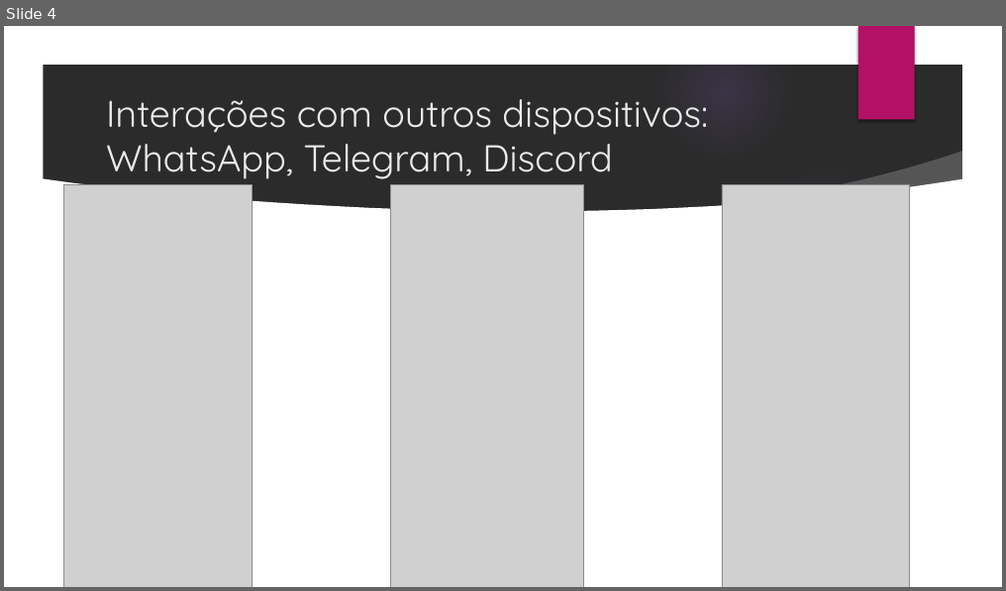
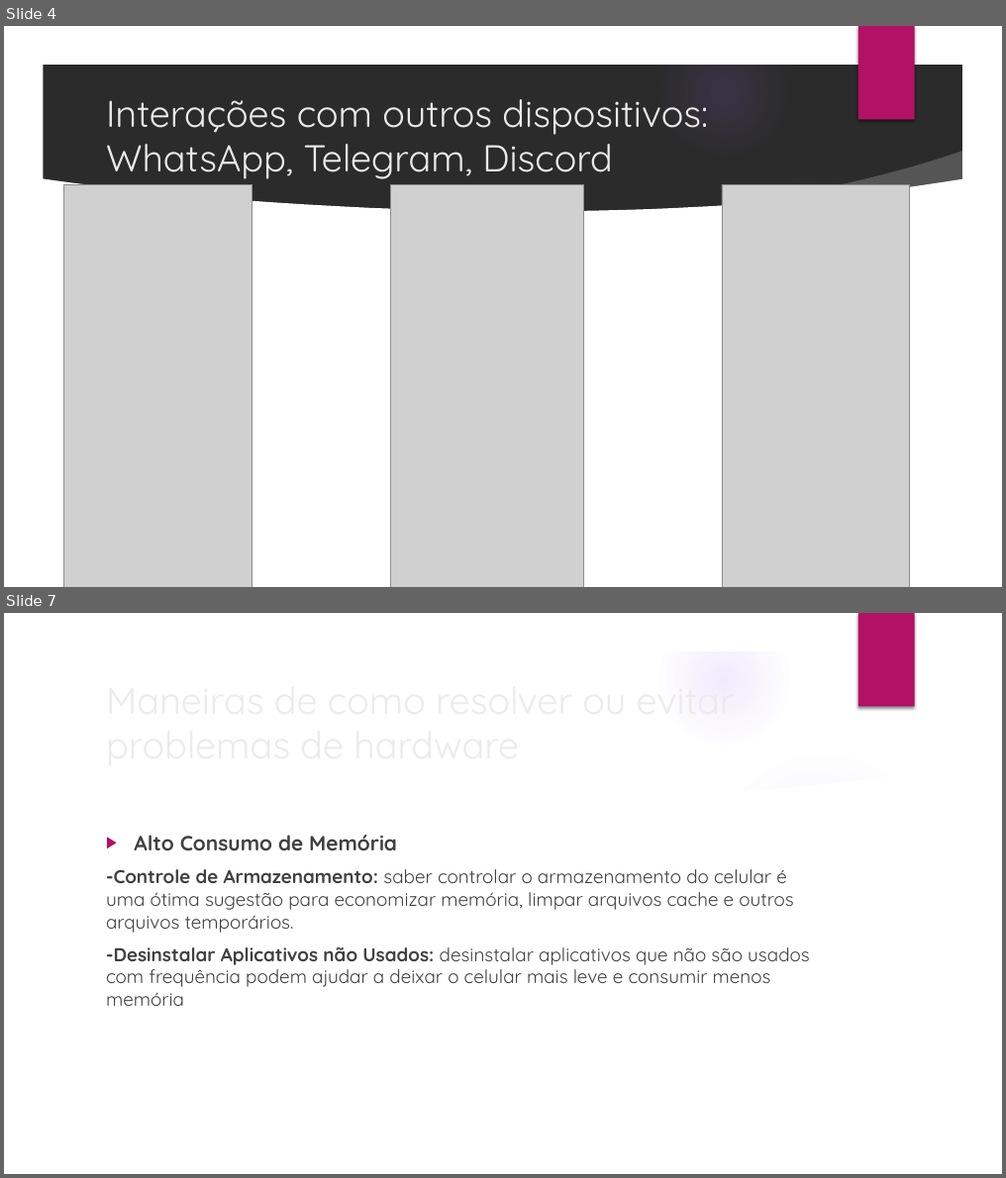
Before and after one commit to Dundied/programacao-mobile, a slide deck: ed-01/CurrentProblemsInExistentApps.pptx. Shown one above the other, each under a label of ours: slide 4 before the commit, slides 4 and 7 after it; the slides between them are not shown. The pictures are 1006x591 and 1006x1178 pixels, drawn with LibreOffice and Linux fonts; fonts in the diff are those of the drawing; grey boxes stand for pictures; background and template pictures are left out; a plain dark background stands for a picture behind light text. Boxes give left, top, right and bottom in pixels: in the first picture for what was removed or moved away, otherwise in the second. Text is boxed around its words. In the diff, an @@ line names an element or a change of style, - is before the commit and + after.

```diff
--- a/ed-01/CurrentProblemsInExistentApps.pptx
+++ b/ed-01/CurrentProblemsInExistentApps.pptx
@@ slide 7 added at [4, 613, 1002, 1174], background picture (left out); not listed: 9 template elements that a slide beside it also shows @@
@@ title added at [98, 692, 816, 750], 36 pt, text #EBEBEB @@
+Maneiras de como resolver ou evitar problemas de hardware
@@ text added at [106, 835, 810, 1006], 18 pt, text #404040 @@
+▶ Alto Consumo de Memória
+-Controle de Armazenamento: saber controlar o armazenamento do celular é uma ótima sugestão para economizar memória, limpar arquivos cache e outros arquivos temporários.
+-Desinstalar Aplicativos não Usados: desinstalar aplicativos que não são usados com frequência podem ajudar a deixar o celular mais leve e consumir menos memória
```
Also in this commit, not shown: 1 slide changed, 3 other slides added, 1 other file.
